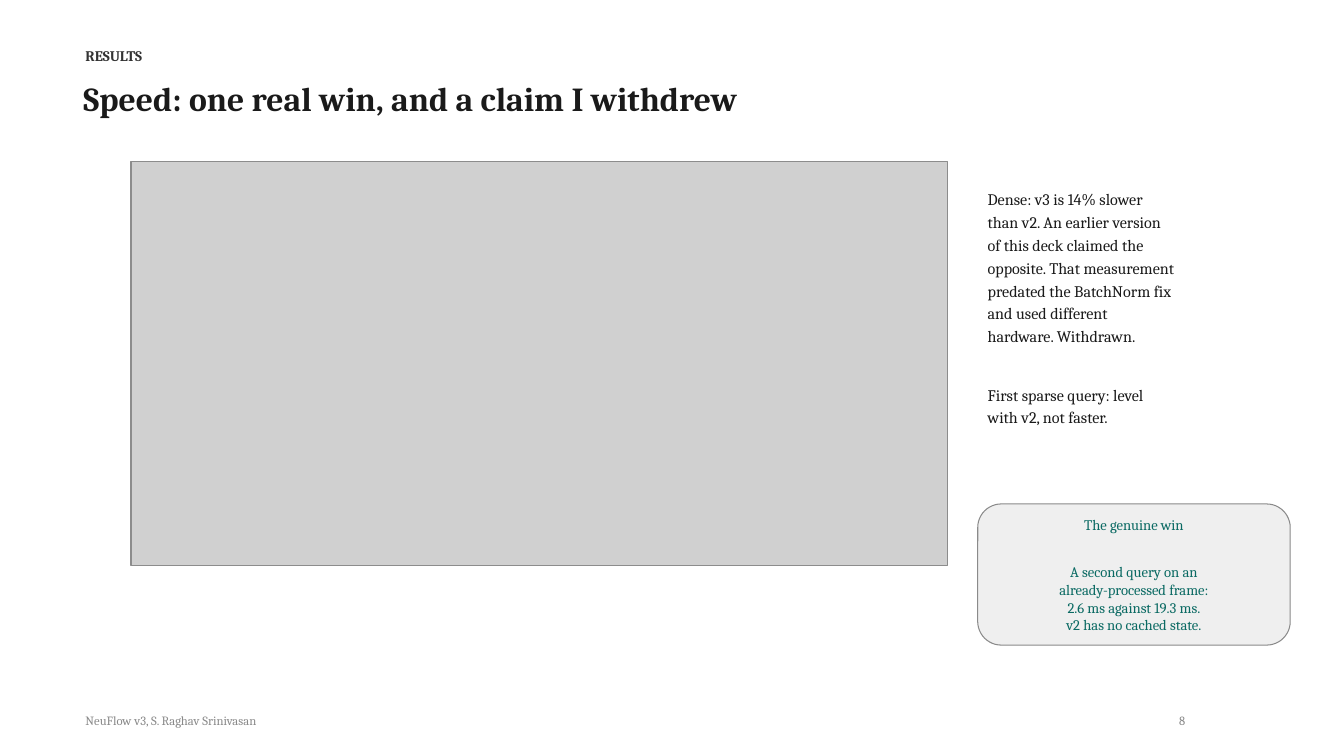
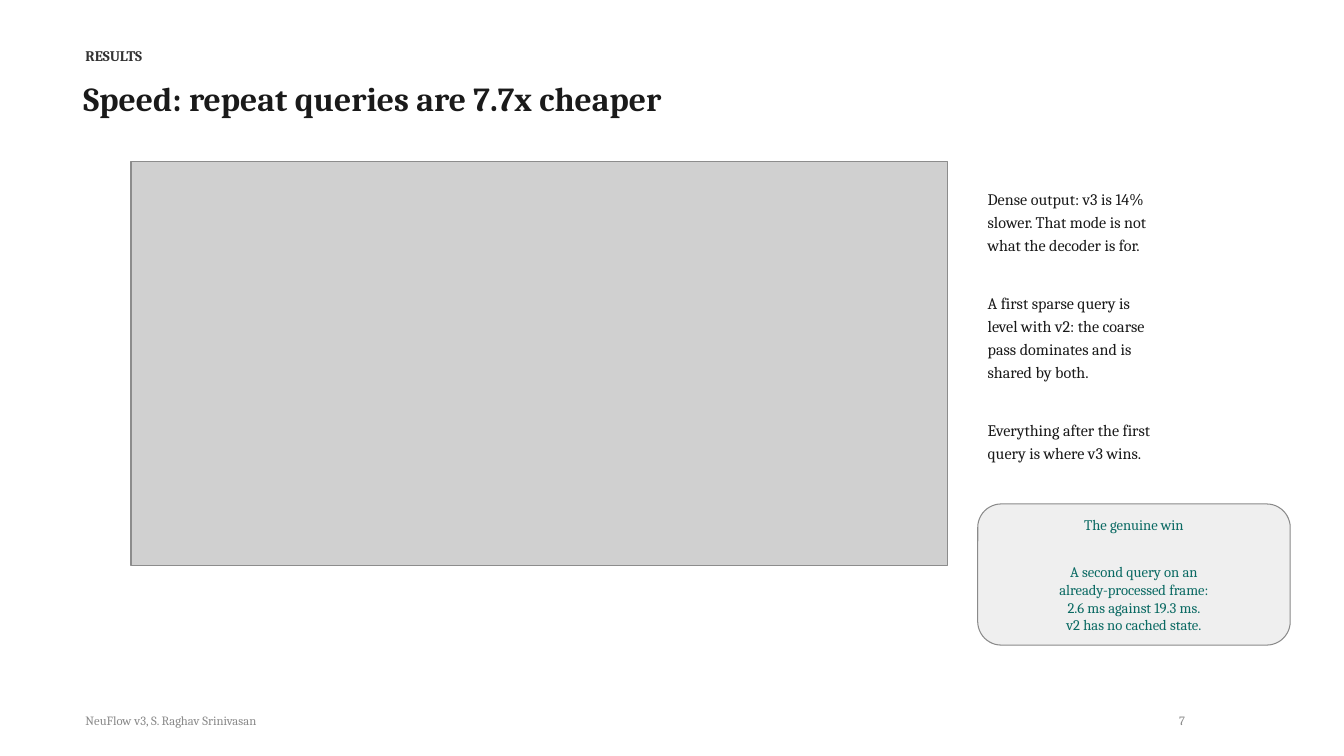
Before and after one commit to shrirag10/Neuflowv3, a slide deck: slide 7 of docs/NeuFlow_v3_status.pptx (slide 8 before the commit). Drawn at 1344x756 pixels with LibreOffice and Linux fonts; fonts in the diff are those of the drawing; grey boxes stand for pictures. Boxes give left, top, right and bottom in pixels: in the first picture for what was removed or moved away, otherwise in the second. Text is boxed around its words. In the diff, an @@ line names an element or a change of style, - is before the commit and + after.

```diff
--- a/docs/NeuFlow_v3_status.pptx
+++ b/docs/NeuFlow_v3_status.pptx
@@ text at box(83, 87, 661, 118): text changed @@
-Speed: one real win, and a claim I withdrew
+Speed: repeat queries are 7.7x cheaper
@@ text at box(988, 194, 1150, 463): text changed @@
-Dense: v3 is 14% slower
-than v2. An earlier version
-of this deck claimed the
-opposite. That measurement
-predated the BatchNorm fix
-and used different
-hardware. Withdrawn.
-First sparse query: level
-with v2, not faster.
+Dense output: v3 is 14%
+slower. That mode is not
+what the decoder is for.
+A first sparse query is
+level with v2: the coarse
+pass dominates and is
+shared by both.
+Everything after the first
+query is where v3 wins.
@@ text at box(1179, 716, 1185, 725): text changed @@
-8
+7
```
Also in this commit, not shown: 10 other slides changed, 1 slide added, 2 slides removed, 3 other files.
